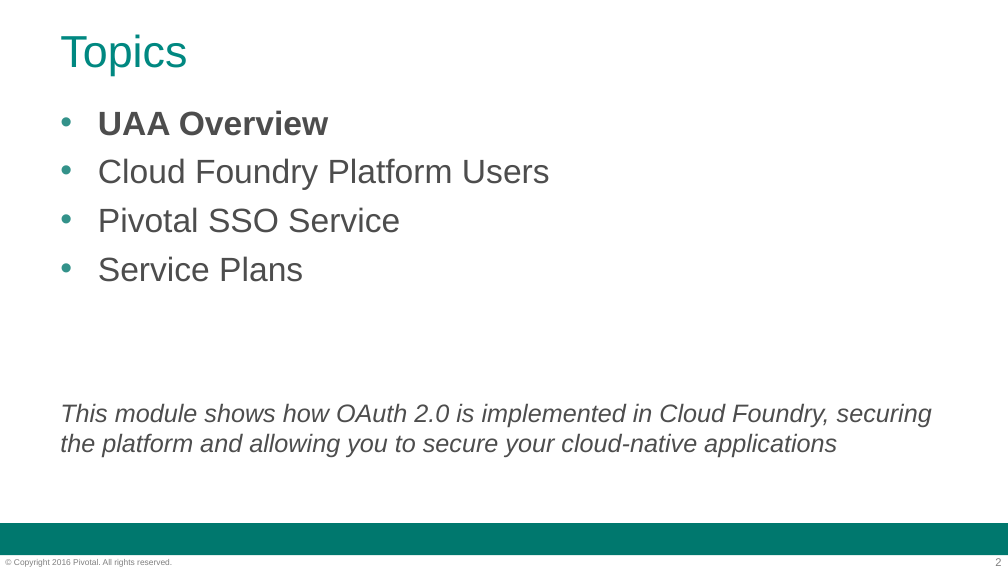
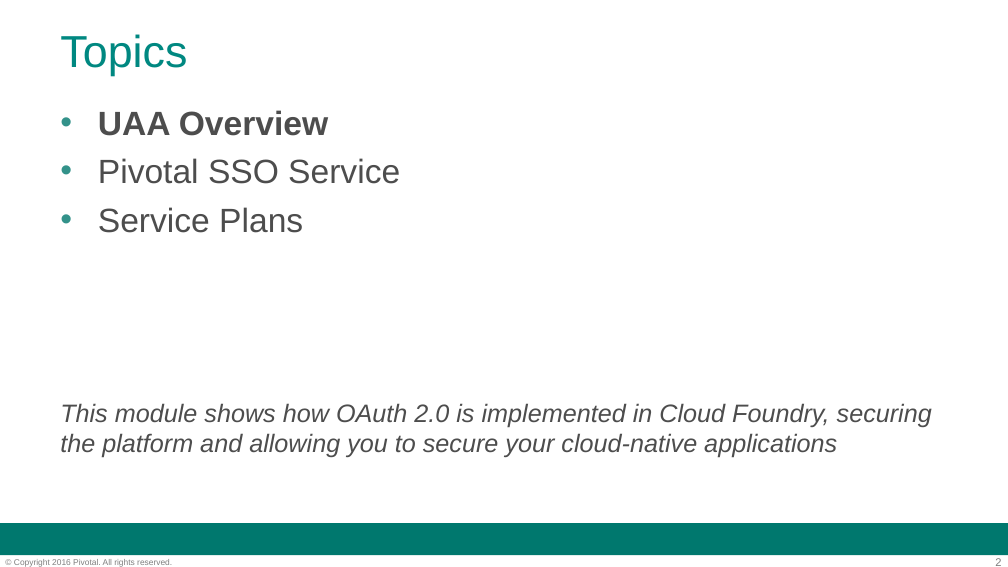
Before and after one commit to codehopper-uk/pcf-workshop, a slide deck: slide 2 of applications/slides/day-2/09.2-security-and-sso.ppt. Drawn at 1008x567 pixels with LibreOffice and Linux fonts; fonts in the diff are those of the drawing; background and template pictures are left out. Boxes give left, top, right and bottom in pixels: in the first picture for what was removed or moved away, otherwise in the second. Text is boxed around its words. In the diff, an @@ line names an element or a change of style, - is before the commit and + after.

```diff
--- a/applications/slides/day-2/09.2-security-and-sso.ppt
+++ b/applications/slides/day-2/09.2-security-and-sso.ppt
@@ text at <box>98,158,550,189</box>: paragraph removed @@
-• Cloud Foundry Platform Users
```
Also in this commit, not shown: 1 other slide changed, 6 slides removed, 4 other files.
